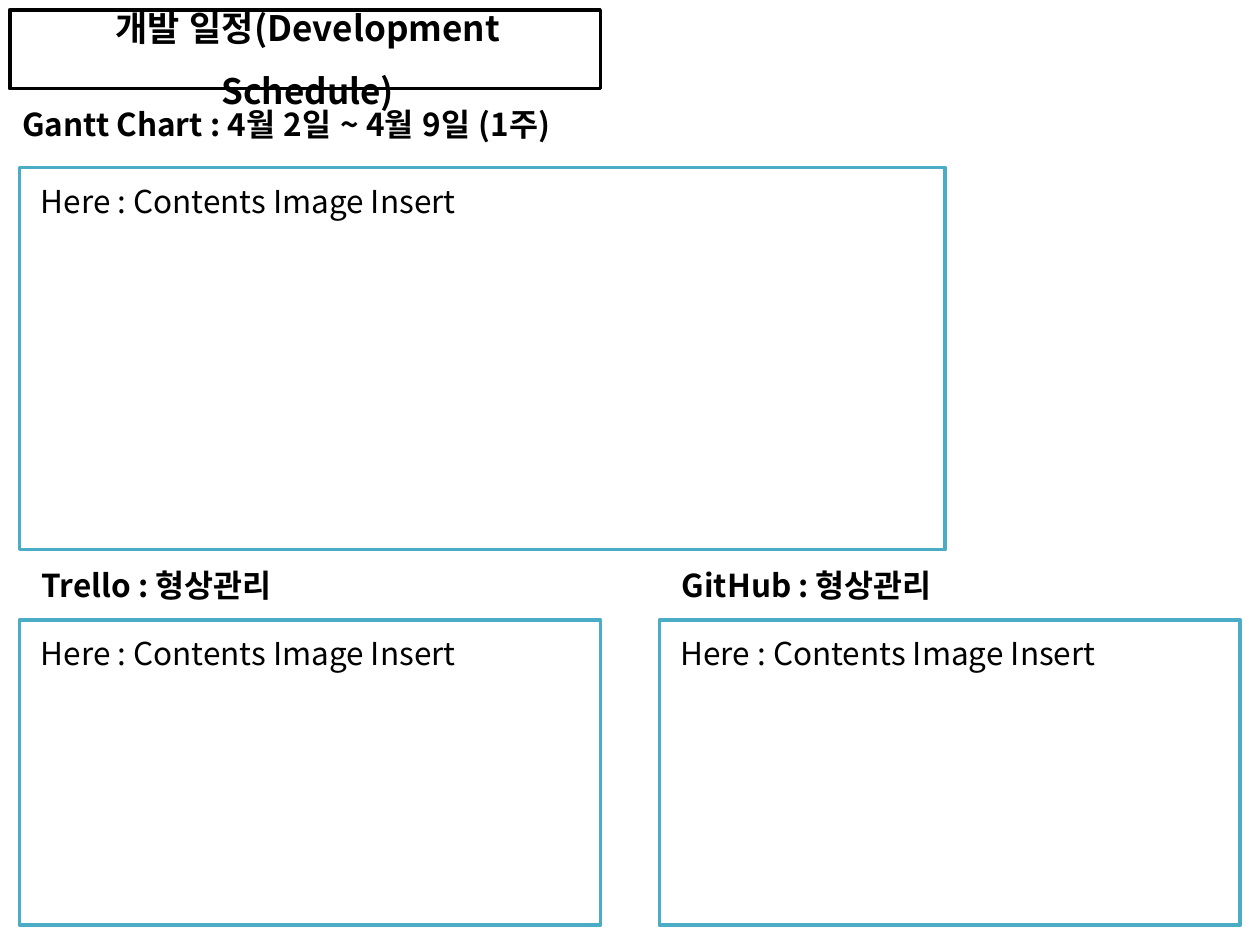
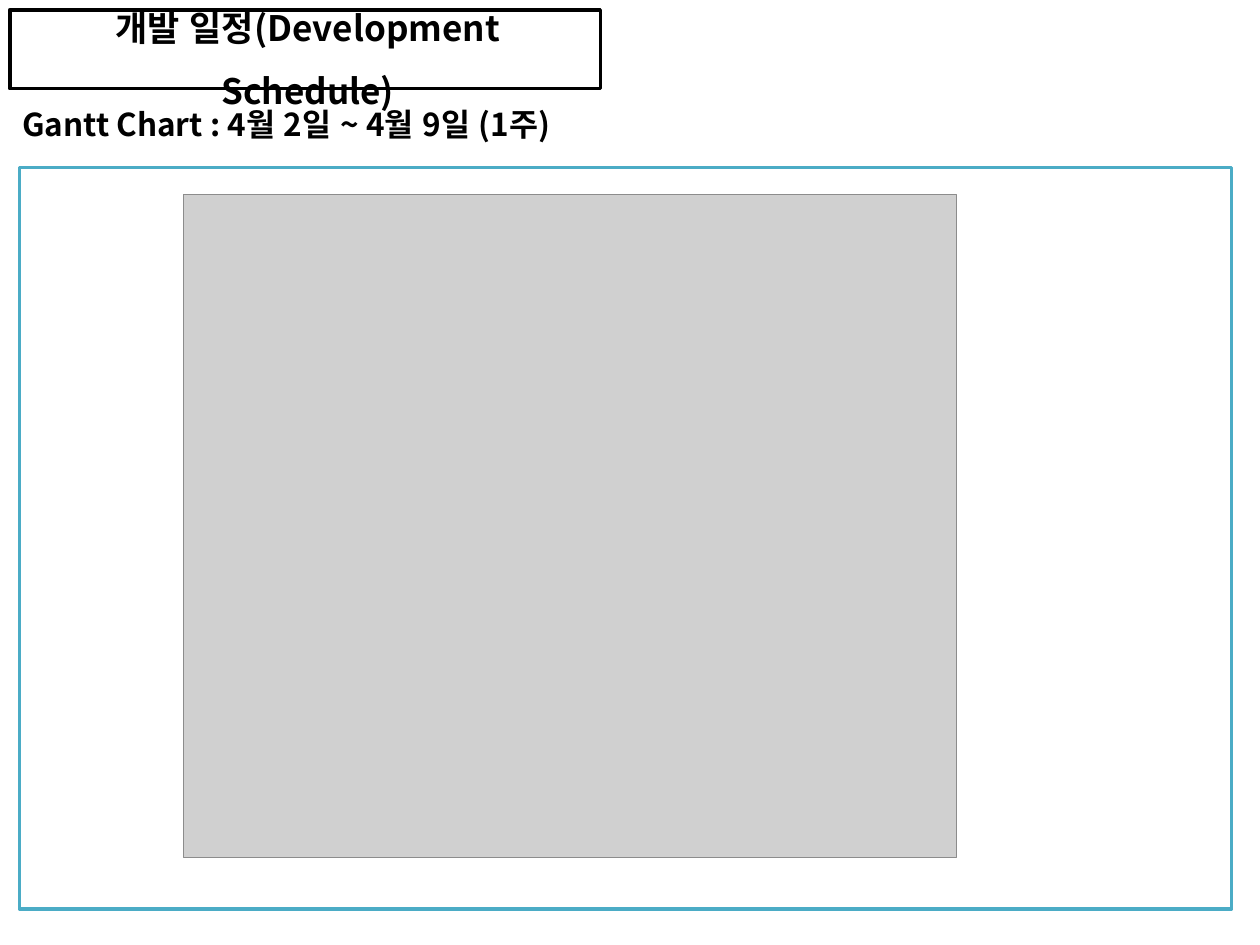
Before and after one commit to soh0256/5team, a slide deck: slide 2 of 개발 5팀 7차 미니 프로젝트 산출물 제출/7) KOSMO_77기_개발 0팀_일정관리_형상관리_활용_종합보고서.pptx (slide 1 before the commit). Drawn at 1260x945 pixels with LibreOffice and Linux fonts; fonts in the diff are those of the drawing; grey boxes stand for pictures. Boxes give left, top, right and bottom in pixels: in the first picture for what was removed or moved away, otherwise in the second. Text is boxed around its words. In the diff, an @@ line names an element or a change of style, - is before the commit and + after.

Commit message:
간트차트_형상관리보고서_최종본

```diff
--- a/개발 5팀 7차 미니 프로젝트 산출물 제출/7) KOSMO_77기_개발 0팀_일정관리_형상관리_활용_종합보고서.pptx
+++ b/개발 5팀 7차 미니 프로젝트 산출물 제출/7) KOSMO_77기_개발 0팀_일정관리_형상관리_활용_종합보고서.pptx
@@ rectangle: place and size @@
-rectangle at bbox=[20, 168, 945, 551]
+rectangle at bbox=[20, 168, 1232, 910]
@@ text removed at bbox=[41, 189, 456, 221] @@
-Here : Contents Image Insert
@@ picture added at bbox=[184, 195, 958, 858] @@
@@ text removed at bbox=[42, 570, 272, 600] @@
-Trello : 형상관리
@@ text removed at bbox=[682, 570, 932, 600] @@
-GitHub : 형상관리
@@ rectangle removed at bbox=[20, 620, 601, 925] @@
@@ rectangle removed at bbox=[659, 620, 1240, 925] @@
@@ text removed at bbox=[41, 641, 456, 673] @@
-Here : Contents Image Insert
@@ text removed at bbox=[681, 641, 1096, 673] @@
-Here : Contents Image Insert
```
Also in this commit, not shown: 2 other slides changed, 1 slide removed, 1 other file.
